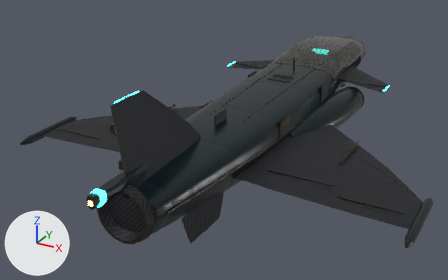
The glTF model glintline/ships/basement/basement_v3.glb: old version first, new version second.
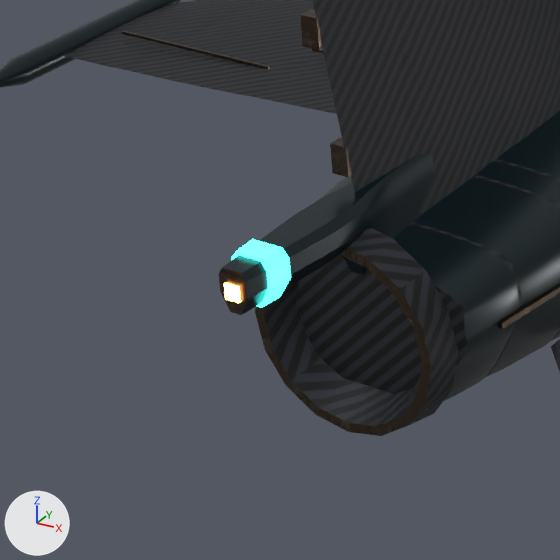
The first picture shows the older version from a 50 mm lens placed at (3.77, -8.37, 4.43), pointed at (-0.6, -0.42, 0.46). The close-ups show the older and then the newer version on the part from 5% to 41% of the width and 43% to 100% of the height of that picture. Only the edits that show in the close-ups are written down. The axes (+X, +Y, +Z) are drawn at lower left. The lights are the same throughout. Vertices at exactly the same position are counted once.

Objects in the first close-up: 'basement_core', 'basement_wing_l'.
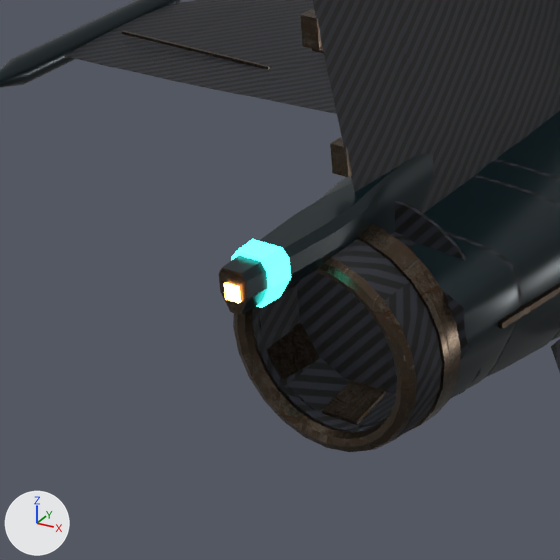
What differs and where, as boxes [x1, y1, x2, y2] in the close-ups (560 x 560 px):
'basement_core', reshaped: before [219, 0, 560, 436]; after [219, 0, 560, 452]
part 1 of me_basement_core, built on: before [255, 228, 458, 436]; after [233, 201, 481, 452]

Edits to the bpy script that builds the scene:
```text
Add img_fan_blades_albedo:
    img_fan_blades_albedo = load_image('fan_blades_albedo', '_unpacked/fan_blades_albedo', 1024, 256, 'sRGB')
Add mat_fan_spin:
    mat_fan_spin = bpy.data.materials.new('fan_spin')
    # uses the picture img_fan_blades_albedo
Add mat_heat_band:
    mat_heat_band = bpy.data.materials.new('heat_band')
    # uses the picture img_albedo
    # uses the picture img_normal
Change me_basement_core:
    used by ob_basement_core; location = (0.0, 0.0, 0.0)
    remove me_basement_core.from_pydata(...)  # 6855 vertices, 12940 faces; spans x -1.07..1.07, y -4.27..4.76, z 0.46..2.28
    add me_basement_core.from_pydata(...)  # 7665 vertices, 14416 faces; spans x -1.07..1.07, y -4.27..4.76, z 0.46..2.28
    me_basement_core part 1: 1 vertex moved within x -0.25, y -3.69, z 1.23; 56 vertices removed from x -0.34..0.34, y -3.8..-3.56, z 0.64..1.32; 896 vertices added at x -0.37..0.37, y -3.92..-3.53, z 0.61..1.35
    other edits to the shape of me_basement_core do not show in these pictures
    add me_basement_core.materials.append(mat_heat_band)
    add me_basement_core.materials.append(mat_fan_spin)
```
